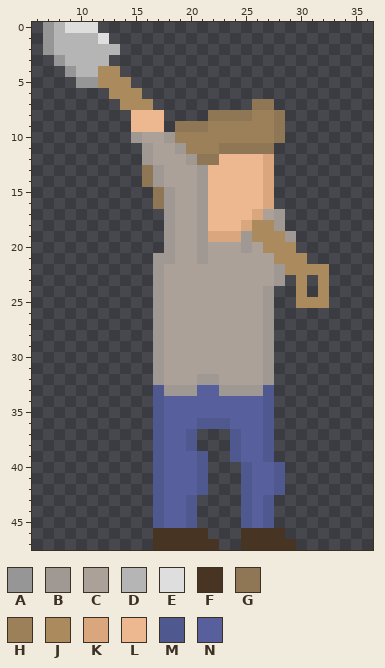
Two states of a pixel-art sprite, Content/Images/Sprites/Player/Mining/Shovel/player_mining4.png. The picture above is the old version.
The file is 48x48 pixels. Shown: x 6..36, y 0..47.
Palette (. is transparent): A #969696  B #a09893  C #aca199  D #b5b5b5  E #dedede  F #473423  G #8f7755  H #9c8059  J #ab8b5d  K #daa67e  L #edb88f  M #505890  N #575f9d
Pixels before, first column x 7:
 0 ADEEE.....................
 1 ADDDDE....................
 2 ADDDDDD...................
 3 .ADDDD....................
 4 ..ADDJJ...................
 5 ...AAJJJ..................
 6 ......JJJ.................
 7 .......JJJ.........GG.....
 8 ........LLL....GGGGHHG....
 9 ........LLL.GGGHHHHHHG....
10 ........BCCBHHHHHHHHHG....
11 .........BCCBHHHGGGGG.....
12 .........BCCCBGGLLLLK.....
13 .........GBCCCBLLLLLK.....
14 .........GBCCCBLLLLLK.....
15 ..........GBCCBLLLLLK.....
16 ..........GBCCBLLLLLK.....
17 ...........BCCBLLLLKCB....
18 ...........BCCBLLLKJJB....
19 ...........BCCBKKKBJJJB...
20 ...........BCCBCCCBCJJJ...
21 ..........BBCCBCCCCCCJJJ..
22 ..........BCCCCCCCCCCBJJJJ
23 ..........BCCCCCCCCCCB.J.J
24 ..........BCCCCCCCCCB..J.J
25 ..........BCCCCCCCCCB..JJJ
26 ..........BCCCCCCCCCB.....
27 ..........BCCCCCCCCCB.....
28 ..........BCCCCCCCCCB.....
29 ..........BCCCCCCCCCB.....
30 ..........BCCCCCCCCCB.....
31 ..........BCCCCCCCCCB.....
32 ..........BCCCBBCCCCB.....
33 ..........MBBBNNBBBBM.....
34 ..........MNNNNNNNNNM.....
35 ..........MNNNNNNNNNM.....
36 ..........MNNNMMMNNNM.....
37 ..........MNNM...MNNM.....
38 ..........MNNM...MNNM.....
39 ..........MNNNM..MNNM.....
40 ..........MNNNM...MNNM....
41 ..........MNNNM...MNNM....
42 ..........MNNNM...MNNM....
43 ..........MNNM....MNM.....
44 ..........MNNM....MNM.....
45 ..........MNNM....MNM.....
46 ..........FFFFF...FFFF....
47 ..........FFFFFF..FFFFF...
After the commit:
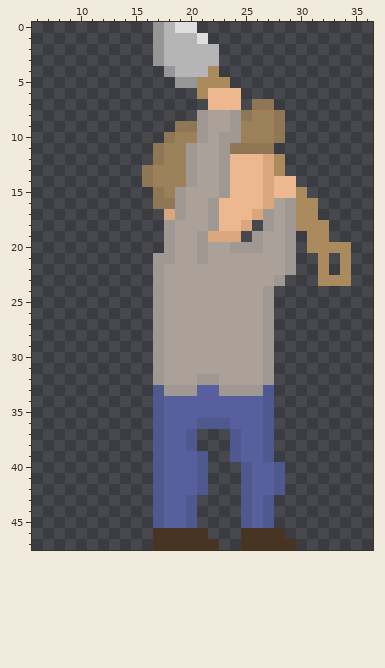
From old to new:
The author put colour A in rows 0 to 3 at x 17; in row 4 at x 18; in row 5 at x 19 to 20.
The author put colour B in row 8 at x 21; in rows 16 to 18 at x 29.
Colour C becomes colour B in rows 13 to 14 at x 20; in rows 15 to 16 at x 19; in row 17 at x 19 and 27; in row 20 at x 24 and 26.
Colour G becomes colour B in row 8 at x 24; in row 9 at x 21; in row 11 at x 23.
Colour H becomes colour B in row 9 at x 24; in row 10 at x 21 and 23 to 24; in row 11 at x 20.
Colour J becomes colour B in row 18 at x 27; in row 19 at x 26; in rows 20 to 22 at x 29.
Colour L becomes colour B in rows 12 to 15 at x 23; in rows 16 to 18 at x 22.
The author put colour C in row 16 at x 28.
Colour B becomes colour C in rows 13 to 16 at x 21; in rows 17 to 18 at x 21 and 28; in row 22 at x 28.
Colour G becomes colour C in row 8 at x 22 to 23; in row 12 at x 21 to 22.
Colour H becomes colour C in row 9 at x 22 to 23; in row 10 at x 22; in row 11 at x 21 to 22.
Colour J becomes colour C in rows 19 to 20 at x 27 to 28; in row 21 at x 28.
Colour L becomes colour C in rows 13 to 15 at x 22.
The author put colour D in row 0 at x 18; in row 1 at x 18 to 20; in rows 2 to 3 at x 18 to 22; in row 4 at x 19 to 21.
The author put colour E in row 0 at x 19 to 20; in row 1 at x 21.
Colour B becomes colour G in row 10 at x 18; in row 16 at x 18.
Colour C becomes colour G in rows 11 to 12 at x 17.
Colour B becomes colour H in row 11 at x 19; in rows 13 to 14 at x 17; in row 15 at x 18.
Colour C becomes colour H in row 11 at x 18; in rows 12 to 14 at x 18 to 19.
The author put colour J in row 4 at x 22; in row 5 at x 21 to 23; in row 6 at x 21; in rows 12 to 13 at x 28; in row 15 at x 30; in rows 16 to 17 at x 30 to 31.
The author put colour J in row 18 at x 30 to 32; in row 19 at x 31 to 32; in row 20 at x 31 to 34; in row 21 at x 32 and 34; in row 22 at x 34; in row 23 at x 33 to 34.
Colour B becomes colour K in row 17 at x 18.
The author put colour L in rows 6 to 7 at x 22 to 24; in rows 14 to 15 at x 28 to 29.
The author cleared colour A in rows 0 to 2 at x 7; in row 3 at x 8; in row 4 at x 9; in row 5 at x 10 to 11.
The author cleared colour B in row 10 at x 15; in rows 11 to 12 at x 16; in row 19 at x 25.
The author cleared colour C in row 10 at x 16 to 17.
The author cleared colour D in row 0 at x 8; in row 1 at x 8 to 11; in row 2 at x 8 to 13; in row 3 at x 9 to 12; in row 4 at x 10 to 11.
The author cleared colour E in row 0 at x 9 to 11; in row 1 at x 12.
The author cleared colour J in row 4 at x 12 to 13; in row 5 at x 12 to 14; in row 6 at x 13 to 15; in row 7 at x 14 to 16; in row 18 at x 26; in row 21 at x 30.
The author cleared colour J in row 22 at x 30 to 31; in row 23 at x 30; in row 24 at x 30 and 32; in row 25 at x 30 to 32.
The author cleared colour L in rows 8 to 9 at x 15 to 17.
Boxes around the changes in both pictures, in picture pixels (x1, y1, x2, y2):
changed: (43, 22, 351, 308)
